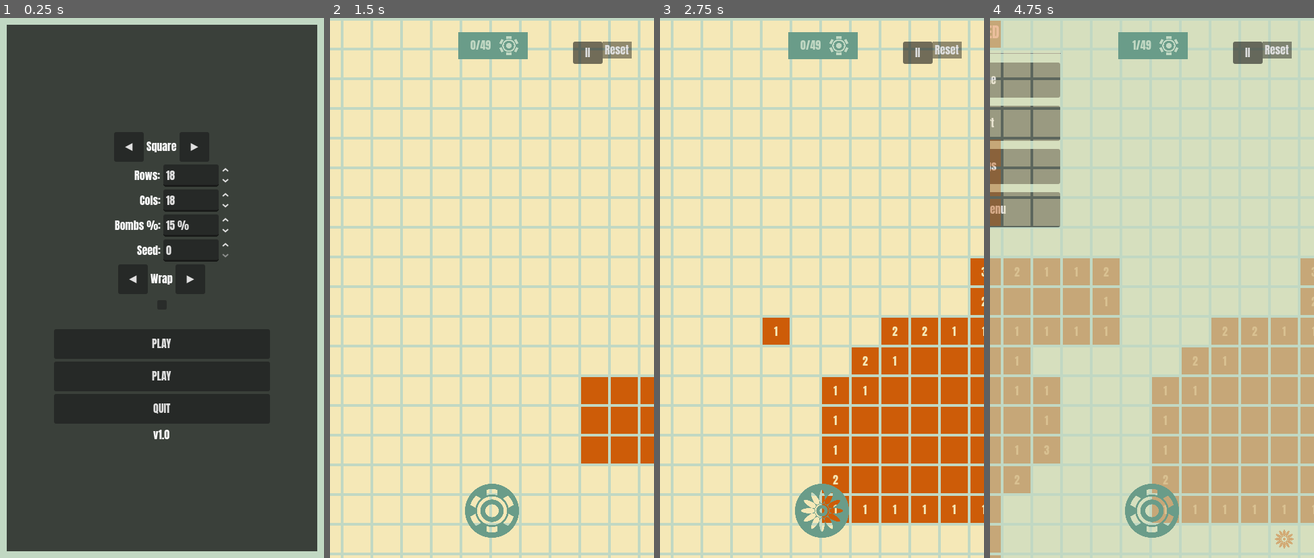
Above: before the commit, frames 1-4 (left to right).
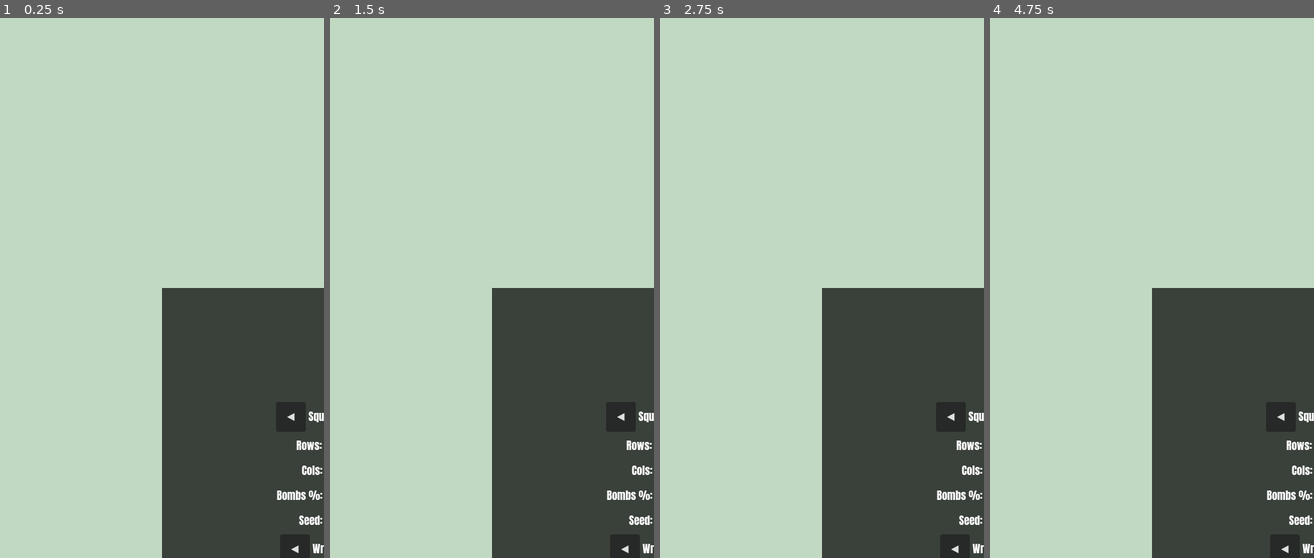
Above: after the commit, the same moments.

Repository: Kape99/mine-sweeper
Game: Godot game, scene res://Scenes/base.tscn
The game is run twice, just before and just after one commit, with the same random seed, the same clock (stepped at 60 frames per second) and the same inputs.
Inputs (mouse positions are in pixels of both pictures, inside the frame that each line leads up to):
- Up to frame 1 (0.25 s): no input
- Up to frame 2 (1.5 s): click (492, 342) at 0.5 s, where only the run before the commit has a clickable "PLAY"; click (621, 417) at 1.25 s, where only the run after the commit has a clickable "◀"
- Up to frame 3 (2.75 s): click (822, 509) at 2.02 s
- Up to frame 4 (4.75 s): click (1249, 50) at 2.75 s, where only the run before the commit has a clickable "II"; click (1284, 547) at 3.5 s, where only the run after the commit has a clickable "◀"; click (1152, 509) at 4.27 s

The runs differ from the first frame. In frame 1, 72% of the frame differs, in the area x 2-100%, y 1-100%; in frame 2, 87%; in frame 3, 87%, in the area x 0-100%, y 0-100%; in frame 4, 43%.

Commit message:
refactor: UI navigation cleanup

Diff:
--- a/Scenes/Menu/MainMenu.tscn
+++ b/Scenes/Menu/MainMenu.tscn
@@ -174,7 +174,7 @@
 [node name="SettingsButton" type="Button" parent="CenterContainer/Panel" unique_id=1554730487]
 custom_minimum_size = Vector2(220, 44)
 layout_mode = 2
-text = "PLAY"
+text = "SETTINGS"
 
 [node name="QuitButton" type="Button" parent="CenterContainer/Panel" unique_id=2016858339]
 custom_minimum_size = Vector2(220, 44)
--- a/Scenes/base.tscn
+++ b/Scenes/base.tscn
@@ -38,7 +38,8 @@
 mouse_filter = 2
 script = ExtResource("16_screen_mgr")
 
-[node name="GUI_ScreenManager#Container" type="Control" parent="." unique_id=1715830744]
+[node name="ScreensContainer" type="Control" parent="." unique_id=1715830744]
+unique_name_in_owner = true
 layout_mode = 3
 anchors_preset = 15
 anchor_right = 1.0
@@ -124,4 +125,4 @@
 offset_left = -80.0
 offset_right = 80.0
 grow_horizontal = 2
-text = "Restart"
+text = "Back to Menu"
--- a/Scripts/GUI/pause_overlay.gd
+++ b/Scripts/GUI/pause_overlay.gd
@@ -52,24 +52,30 @@
 	return b
 
 
+func _get_screen_manager() -> ScreenManager:
+	return get_tree().root.find_child("ScreenManager", true, false)
+
+
+func _get_base() -> Node:
+	return get_tree().root.find_child("Base", true, false)
+
+
 ## Called by ScreenManager after the fade-out completes.
 func _on_resume() -> void:
-	get_tree().root.get_node("GUI/ScreenManager").hide_pause(get_tree().root.get_node("Base"))
+	_get_screen_manager().hide_pause(_get_base())
 
 
 func _on_restart() -> void:
-	var base: Node = get_tree().root.get_node("Base")
-	get_tree().root.get_node("GUI/ScreenManager").hide_pause(base)
-	base._reset()
-	base._load_game()
+	var base: Node = _get_base()
+	_get_screen_manager().hide_pause(base)
+	base.restart_game()
 
 
 func _on_settings() -> void:
-	var sm: ScreenManager = get_tree().root.get_node("GUI/ScreenManager")
-	sm.push(load("res://Scenes/Menu/SettingsMenu.tscn").instantiate(), true, false)
+	_get_screen_manager().push(load("res://Scenes/Menu/SettingsMenu.tscn").instantiate(), true, false)
 
 
 func _on_quit() -> void:
-	var base: Node = get_tree().root.get_node("Base")
-	get_tree().root.get_node("GUI/ScreenManager").hide_pause(base)
-	base._reset()
+	var base: Node = _get_base()
+	_get_screen_manager().hide_pause(base)
+	base.return_to_menu()
--- a/Scripts/GUI/screen_manager.gd
+++ b/Scripts/GUI/screen_manager.gd
@@ -12,7 +12,7 @@
 const TRANSITION_EASE: Tween.EaseType = Tween.EASE_IN_OUT
 const TRANSITION_TRANS: Tween.TransitionType = Tween.TRANS_CUBIC
 
-@onready var _container: Control = get_parent().get_node("GUI_ScreenManager#Container")
+@onready var _container: Control = get_parent().get_node("%ScreensContainer")
 @onready var _tween: Tween
 
 ## Currently visible screen, or null.
@@ -98,6 +98,11 @@
 
 ## Show the main menu screen (always-present inline node in base.tscn).
 ## Clears any open overlays first.
+## Returns the currently visible screen, or null.
+func get_current_screen() -> Control:
+	return _current
+
+
 func show_main_menu(main_menu: Control) -> void:
 	_clear_history()
 	if _dismissed_screen and is_instance_valid(_dismissed_screen):
@@ -148,8 +153,12 @@
 
 
 func _show_screen(screen: Control, animated: bool) -> void:
-	_container.add_child(screen)
+	if screen.get_parent() and screen.get_parent() != _container:
+		screen.get_parent().remove_child(screen)
+	if screen.get_parent() != _container:
+		_container.add_child(screen)
 	screen.visible = true
+	screen.process_mode = Node.PROCESS_MODE_INHERIT
 	_current = screen
 
 	if animated:
--- a/Scripts/GUI/settings_menu.gd
+++ b/Scripts/GUI/settings_menu.gd
@@ -95,8 +95,14 @@
 	var back: Button = Button.new()
 	back.text = BACK_BUTTON_TEXT
 	back.custom_minimum_size = Vector2(200, CONTROL_MIN_HEIGHT)
-	back.pressed.connect(func(): get_tree().root.get_node("GUI/ScreenManager").pop())
+	back.pressed.connect(_on_back_pressed)
 	_panel.add_child(back)
+
+
+func _on_back_pressed() -> void:
+	var sm: ScreenManager = get_tree().root.find_child("ScreenManager", true, false)
+	if sm:
+		sm.pop()
 
 
 ## Rebuild all controls from current Settings values (used on pop/push so
@@ -115,9 +121,6 @@
 				c.button_pressed = _checkbox_value_for_row(node)
 			elif c is OptionButton:
 				_option_select_for_row(node)
-	elif node is HBoxContainer:
-		for c in node.get_children():
-			_refresh_row(c)
 
 
 func _slider_value_for_row(row: HBoxContainer) -> float:
@@ -126,7 +129,7 @@
 		"master": return Settings.master_volume
 		"music":  return Settings.music_volume
 		"sfx":    return Settings.sfx_volume
-		return 0.5
+	return 0.5
 
 
 func _checkbox_value_for_row(row: HBoxContainer) -> bool:
@@ -135,7 +138,7 @@
 		"vibration": return Settings.vibration_enabled
 		"fullscreen": return Settings.fullscreen
 		"wrap board": return Settings.board_wrap
-		return false
+	return false
 
 
 func _option_select_for_row(row: HBoxContainer) -> void:
